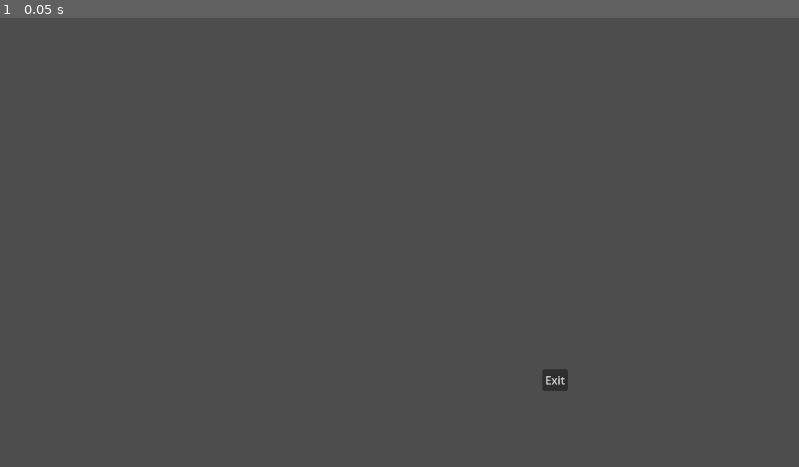
Above: before the commit, frame 1.
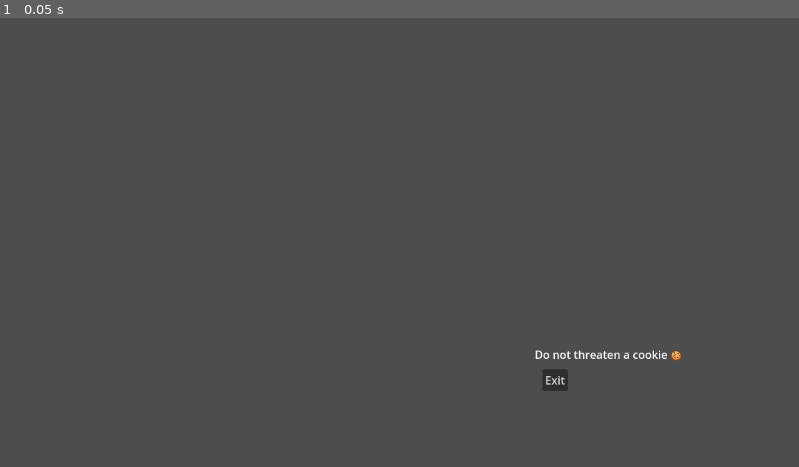
Above: after the commit, the same moment.

Repository: cukeds/CGJ25_CookieD_Phlip45
Game: Godot game, scene res://main.tscn
Two runs of this game, one before a commit and one after it. Both use one fixed random seed, a clock stepped at 60 frames per second and the inputs below. The project has no main scene, so this scene is started directly.
Inputs:
- Up to frame 1 (0.05 s): no input

The runs differ from the first frame. In frame 1, 0.2% of the frame differs, in the area x 66-86%, y 73-77%.

Commit message:
>:( 🧓

Diff:
--- a/cgj25/main.tscn
+++ b/cgj25/main.tscn
@@ -10,3 +10,10 @@
 offset_right = 243.0
 offset_bottom = 214.0
 text = "Exit"
+
+[node name="RichTextLabel" type="RichTextLabel" parent="."]
+offset_left = 195.0
+offset_top = 150.0
+offset_right = 419.0
+offset_bottom = 190.0
+text = "Do not threaten a cookie 🍪"
Not shown: 1 places in cgj25/main.tscn that only renumber resources
